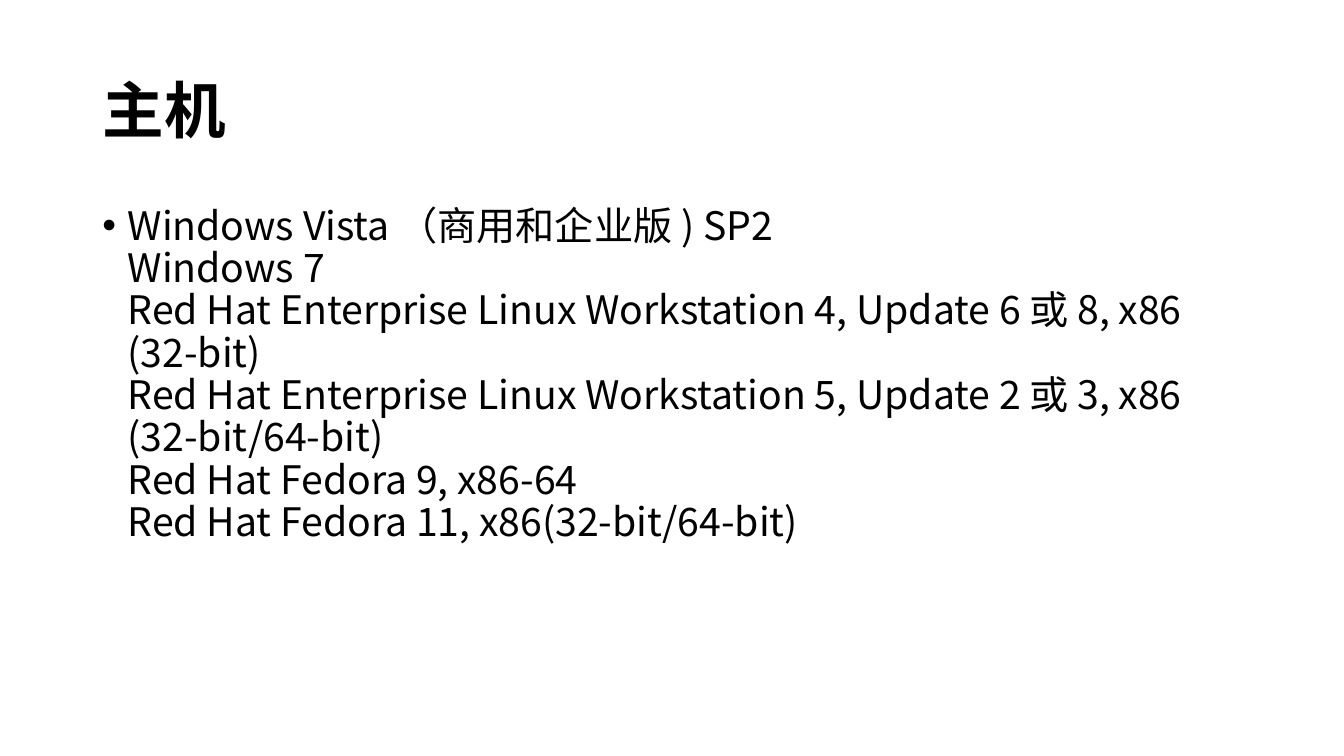
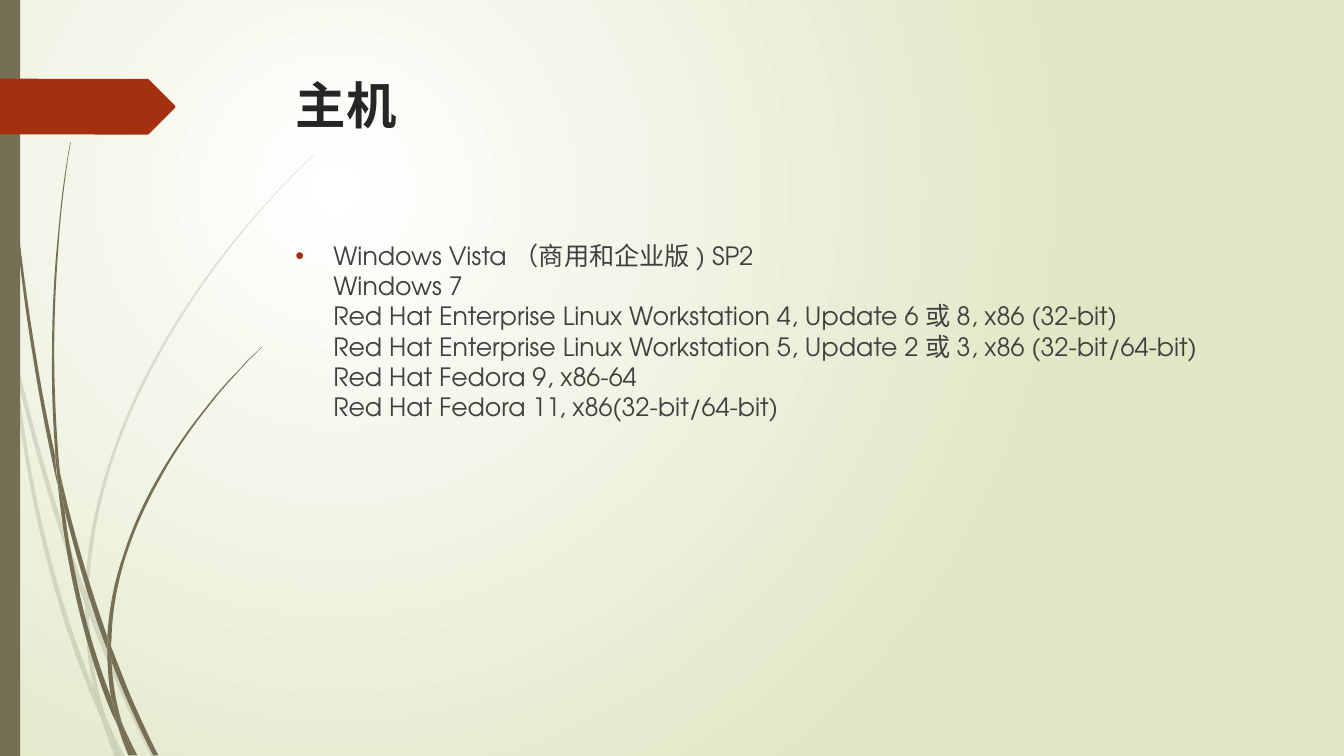
Before and after one commit to bhsei/16TeamD, a slide deck: slide 5 of 项目展示PPT/项目计划书PPT.pptx. Drawn at 1344x756 pixels with LibreOffice and Linux fonts; fonts in the diff are those of the drawing. Boxes give left, top, right and bottom in pixels: in the first picture for what was removed or moved away, otherwise in the second. Text is boxed around its words. In the diff, an @@ line names an element or a change of style, - is before the commit and + after.

```diff
--- a/项目展示PPT/项目计划书PPT.pptx
+++ b/项目展示PPT/项目计划书PPT.pptx
@@ background #CCE8CF to gradient #FFFFFF to #DFE8C4 @@
@@ rectangle added at (0, 0, 20, 756), fill #766F54 @@
@@ freeform shape added at (0, 79, 175, 134), fill #A53010 @@
@@ title "主机": place and size @@
-title "主机" at (102, 80, 225, 139)
+title "主机" at (296, 81, 397, 129)
@@ title "主机" at (296, 81, 397, 129): size 44 to 36 pt, font Noto Sans CJK SC to TeX Gyre Adventor, text colour #000000 to #262626; line spacing 0.9 to 1; vertical alignment middle to top @@
@@ text "Windows Vista （商用和企业版 ) SP2 ...": place and size @@
-text "Windows Vista （商用和企业版 ) SP2 ..." at (128, 206, 1182, 544)
+text "Windows Vista （商用和企业版 ) SP2 ..." at (333, 243, 1197, 422)
@@ text "Windows Vista （商用和企业版 ) SP2 ..." at (333, 243, 1197, 422): size 28 to 18 pt, font Noto Sans CJK SC to TeX Gyre Adventor, text colour #000000 to #404040; indent changed; line spacing 0.9 to 1 @@
@@ group added at (0, 154, 315, 756): 10 freeform shapes @@
@@ group added at (3, 0, 262, 756): 12 freeform shapes @@
```
Also in this commit, not shown: 6 other slides changed, 1 slide added.
